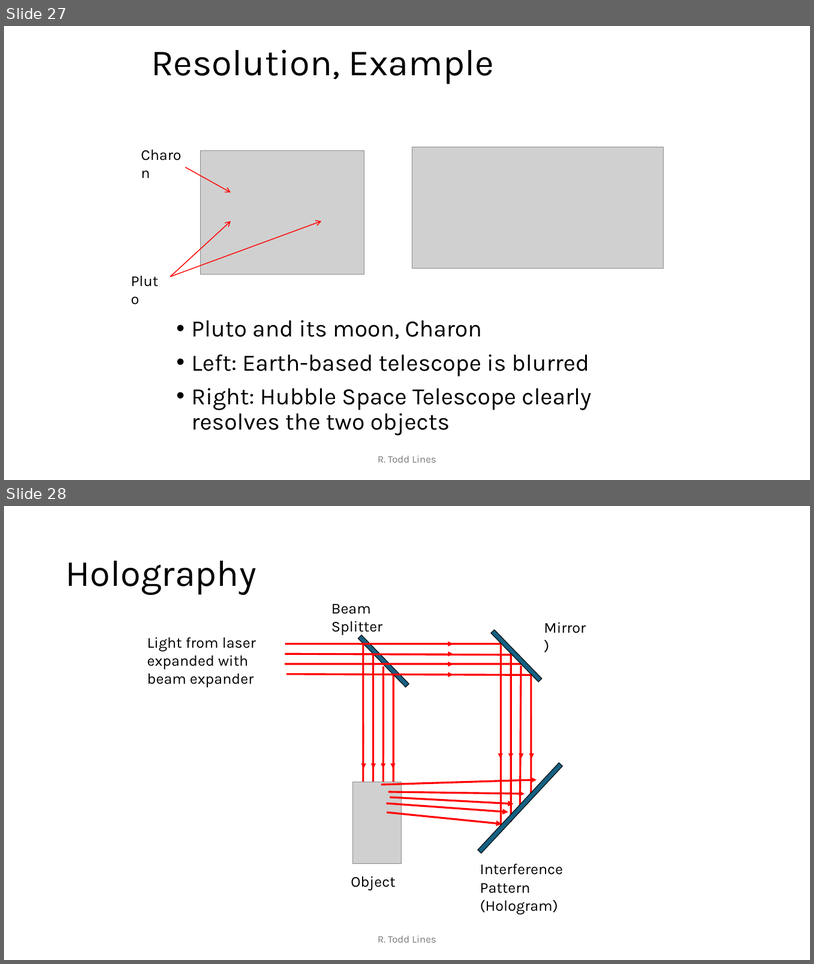
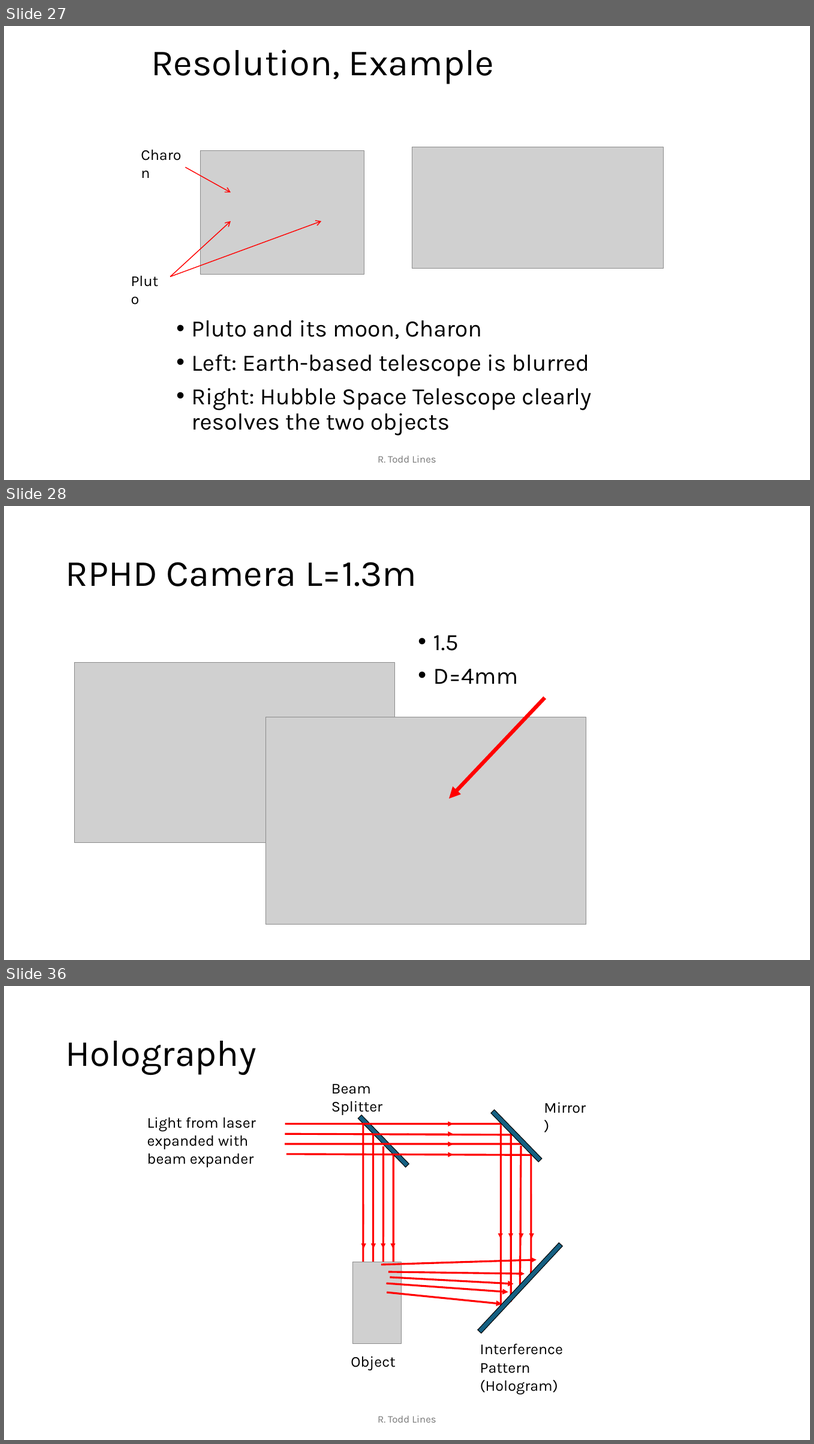
Before and after one commit to rtlines/Introductory-Physics-II, a slide deck: Lecture_Slides/PH 123 Lecture 24.pptx. Shown one above the other, each under a label of ours: slides 27 and 28 before the commit, slides 27, 28 and 36 after it; the slides between them are not shown. The pictures are 814x964 and 814x1444 pixels, drawn with LibreOffice and Linux fonts; fonts in the diff are those of the drawing; grey boxes stand for pictures. Boxes give left, top, right and bottom in pixels: in the first picture for what was removed or moved away, otherwise in the second. Text is boxed around its words. In the diff, an @@ line names an element or a change of style, - is before the commit and + after.

```diff
--- a/Lecture_Slides/PH 123 Lecture 24.pptx
+++ b/Lecture_Slides/PH 123 Lecture 24.pptx
@@ slide 28 added at [4, 506, 810, 960], background #FFFFFF @@
@@ title added at [65, 562, 417, 586], 44 pt, text #000000 @@
+RPHD Camera L=1.3m
@@ text added at [434, 635, 519, 684], 28 pt, text #000000 @@
+• 1.5
+• D=4mm
@@ picture added at [75, 662, 395, 843] @@
@@ arrow added from (545, 698) to (449, 798), #FF0000 4.5 pt @@
@@ picture added at [266, 717, 587, 925] @@
@@ what was slide 28 is now slide 36 @@
```
Also in this commit, not shown: 8 other slides added, 10 other files.
